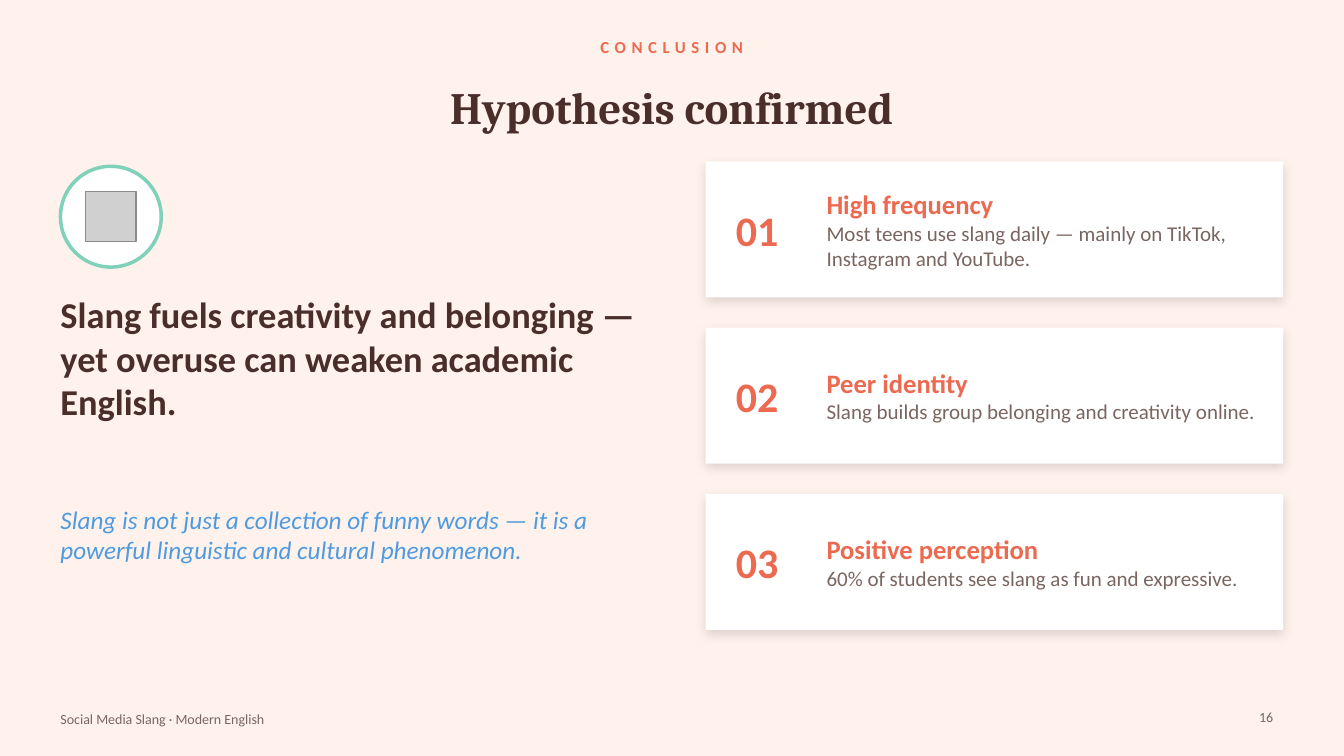
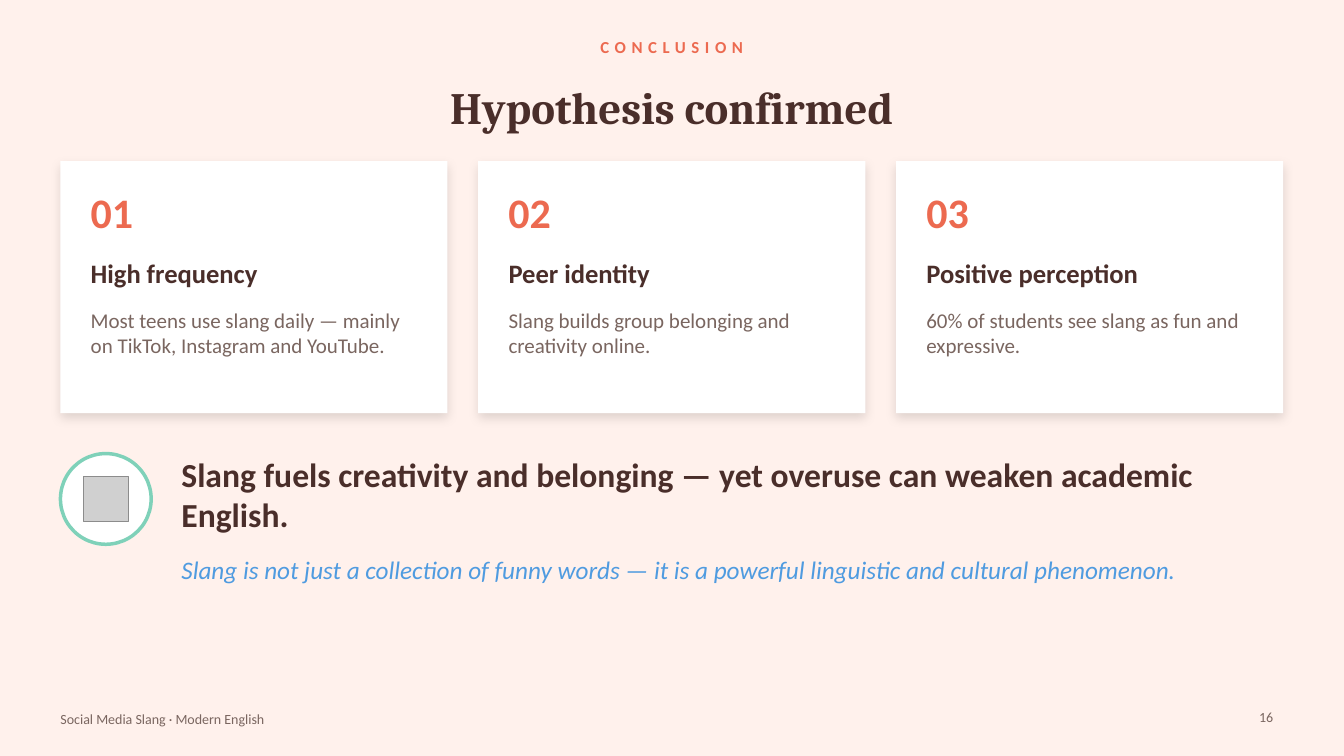
Before and after one commit to araymyrkieva9-sketch/english-daptar, a slide deck: slide 16 of variants/Slang_Presentation_4_Soft_Coral.pptx. Drawn at 1344x756 pixels with LibreOffice and Linux fonts; fonts in the diff are those of the drawing; grey boxes stand for pictures. Boxes give left, top, right and bottom in pixels: in the first picture for what was removed or moved away, otherwise in the second. Text is boxed around its words. In the diff, an @@ line names an element or a change of style, - is before the commit and + after.

```diff
--- a/variants/Slang_Presentation_4_Soft_Coral.pptx
+++ b/variants/Slang_Presentation_4_Soft_Coral.pptx
@@ rectangle added at [60,161,448,413], fill #FFFFFF @@
@@ rectangle: place and size @@
-rectangle at [706,161,1284,297]
+rectangle at [479,161,866,413]
@@ rectangle: place and size @@
-rectangle at [706,328,1284,464]
+rectangle at [896,161,1284,413]
@@ text "01": place and size @@
-text "01" at [736,218,778,247]
+text "01" at [91,200,133,229]
@@ text "02": place and size @@
-text "02" at [736,384,778,413]
+text "02" at [508,200,550,229]
@@ text at [827,195,994,219]: paragraph removed @@
-High frequency
@@ text "03": place and size @@
-text "03" at [736,550,778,579]
+text "03" at [926,200,968,229]
@@ text added at [91,264,258,288], 19 pt, text #4A2E2A, bold @@
+High frequency
@@ text added at [509,264,649,288], 19 pt, text #4A2E2A, bold @@
+Peer identity
@@ text added at [926,264,1138,288], 19 pt, text #4A2E2A, bold @@
+Positive perception
@@ text "Most teens use slang daily ...": place and size @@
-text "Most teens use slang daily ..." at [827,195,1226,270]
+text "Most teens use slang daily ..." at [91,313,400,357]
@@ vertical alignment middle to top in 6 elements at [91,200,133,229], [508,200,550,229], [926,200,968,229], [91,313,400,357], [926,313,1238,357], [509,313,790,357] @@
@@ text "Slang builds group belonging and ...": place and size @@
-text "Slang builds group belonging and ..." at [827,374,1254,423]
+text "Slang builds group belonging and ..." at [509,313,790,357]
@@ text "60% of students see slang ...": place and size @@
-text "60% of students see slang ..." at [827,540,1237,590]
+text "60% of students see slang ..." at [926,313,1238,357]
@@ text at [827,374,967,397]: paragraph removed @@
-Peer identity
@@ text "Slang fuels creativity and belonging ...": place and size @@
-text "Slang fuels creativity and belonging ..." at [60,302,594,421]
+text "Slang fuels creativity and belonging ..." at [181,463,1192,533]
@@ text "Slang fuels creativity and belonging ..." at [181,463,1192,533]: size 26 to 24 pt; vertical alignment top to middle @@
@@ ellipse: place and size @@
-ellipse at [60,166,161,267]
+ellipse at [60,454,151,544]
@@ picture: place and size @@
-picture at [86,192,136,242]
+picture at [83,476,128,521]
@@ rectangle removed at [706,494,1284,630] @@
@@ text "Slang is not just a ..." rewrapped from [60,511,587,564] to [181,561,1175,584] @@
@@ text at [827,540,1038,563]: paragraph removed @@
-Positive perception
```
Also in this commit, not shown: 17 other slides changed, 3 other files.
